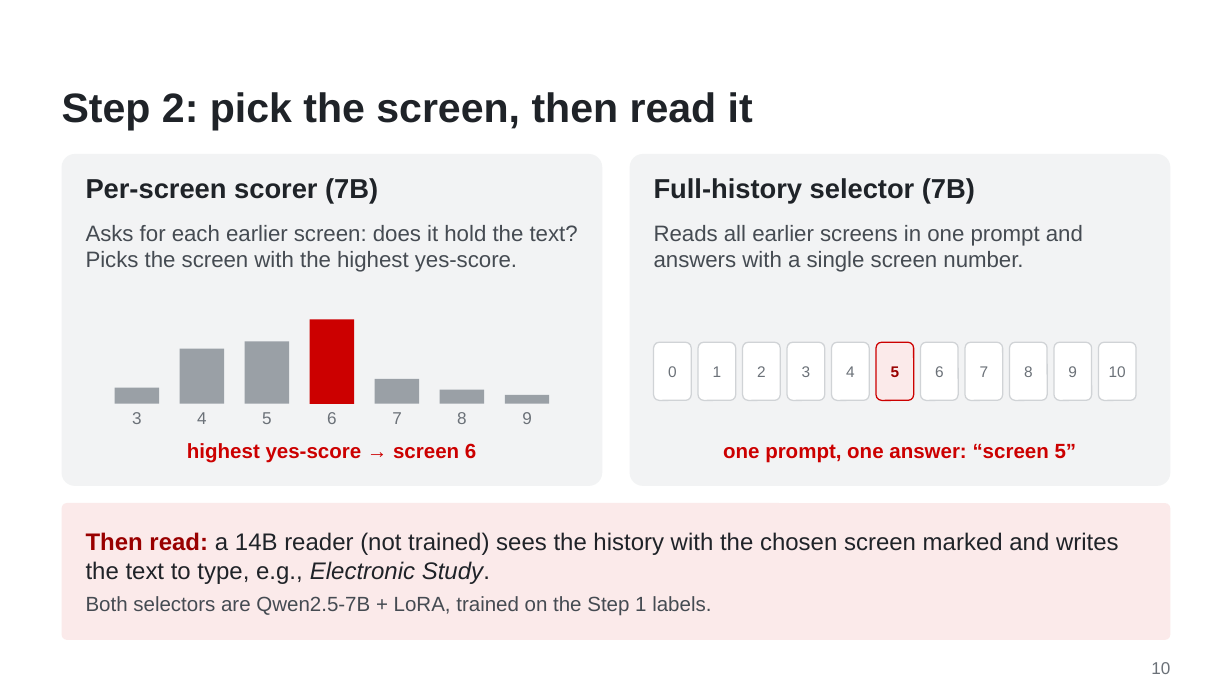
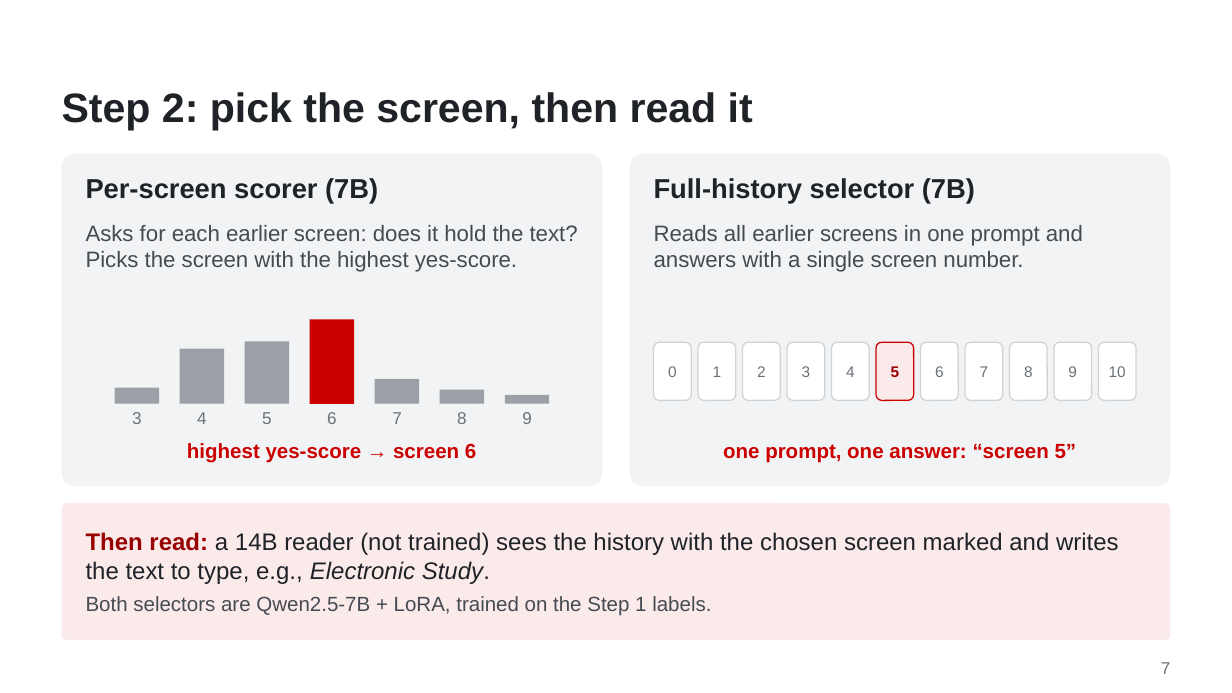
Before and after one commit to WMSlalalala/verifier-supervised-lookback, a slide deck: slide 7 of doc/Slides.pptx (slide 10 before the commit). Drawn at 1232x693 pixels with LibreOffice and Linux fonts; fonts in the diff are those of the drawing; background and template pictures are left out. Boxes give left, top, right and bottom in pixels: in the first picture for what was removed or moved away, otherwise in the second. Text is boxed around its words. In the diff, an @@ line names an element or a change of style, - is before the commit and + after.

```diff
--- a/doc/Slides.pptx
+++ b/doc/Slides.pptx
@@ text at [1161,662,1171,674]: text changed @@
-10
+7
```
Also in this commit, not shown: 7 other slides changed, 3 slides added, 8 slides removed, 6 other files.
